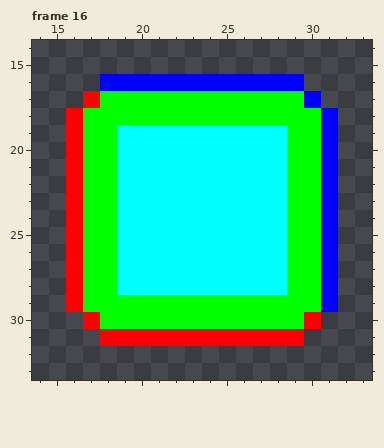
Two states of a pixel-art file, public/assets/graphics/snek-tiles.ase. The picture above was drawn from the file before the commit.
48x48 pixels, 16 frames. Shown: frame 16: x 14..33, y 14..33. The commit also changed other frames, which this record leaves out.
Once edited:
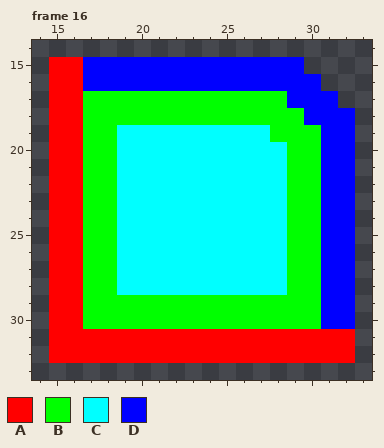
Palette (. is transparent): A #ff0000  B #00ff00  C #00ffff  D #0000ff
The exact change:
--- frame 16, layer "layer"
@@ x 14..33 @@
 14 ....................
-15 ....................
-16 ....DDDDDDDDDDDD....
-17 ...ABBBBBBBBBBBBD...
-18 ..ABBBBBBBBBBBBBBD..
-19 ..ABBCCCCCCCCCCBBD..
-20 ..ABBCCCCCCCCCCBBD..
-21 ..ABBCCCCCCCCCCBBD..
-22 ..ABBCCCCCCCCCCBBD..
-23 ..ABBCCCCCCCCCCBBD..
-24 ..ABBCCCCCCCCCCBBD..
-25 ..ABBCCCCCCCCCCBBD..
-26 ..ABBCCCCCCCCCCBBD..
-27 ..ABBCCCCCCCCCCBBD..
-28 ..ABBCCCCCCCCCCBBD..
-29 ..ABBBBBBBBBBBBBBD..
-30 ...ABBBBBBBBBBBBA...
-31 ....AAAAAAAAAAAA....
-32 ....................
+15 .AADDDDDDDDDDDDD....
+16 .AADDDDDDDDDDDDDD...
+17 .AABBBBBBBBBBBBDDD..
+18 .AABBBBBBBBBBBBBDDD.
+19 .AABBCCCCCCCCCBBBDD.
+20 .AABBCCCCCCCCCCBBDD.
+21 .AABBCCCCCCCCCCBBDD.
+22 .AABBCCCCCCCCCCBBDD.
+23 .AABBCCCCCCCCCCBBDD.
+24 .AABBCCCCCCCCCCBBDD.
+25 .AABBCCCCCCCCCCBBDD.
+26 .AABBCCCCCCCCCCBBDD.
+27 .AABBCCCCCCCCCCBBDD.
+28 .AABBCCCCCCCCCCBBDD.
+29 .AABBBBBBBBBBBBBBDD.
+30 .AABBBBBBBBBBBBBBDD.
+31 .AAAAAAAAAAAAAAAAAA.
+32 .AAAAAAAAAAAAAAAAAA.
 33 ....................
Changed places in both pictures, as pixel boxes (x1, y1, x2, y2):
changed: (49, 57, 355, 363)
